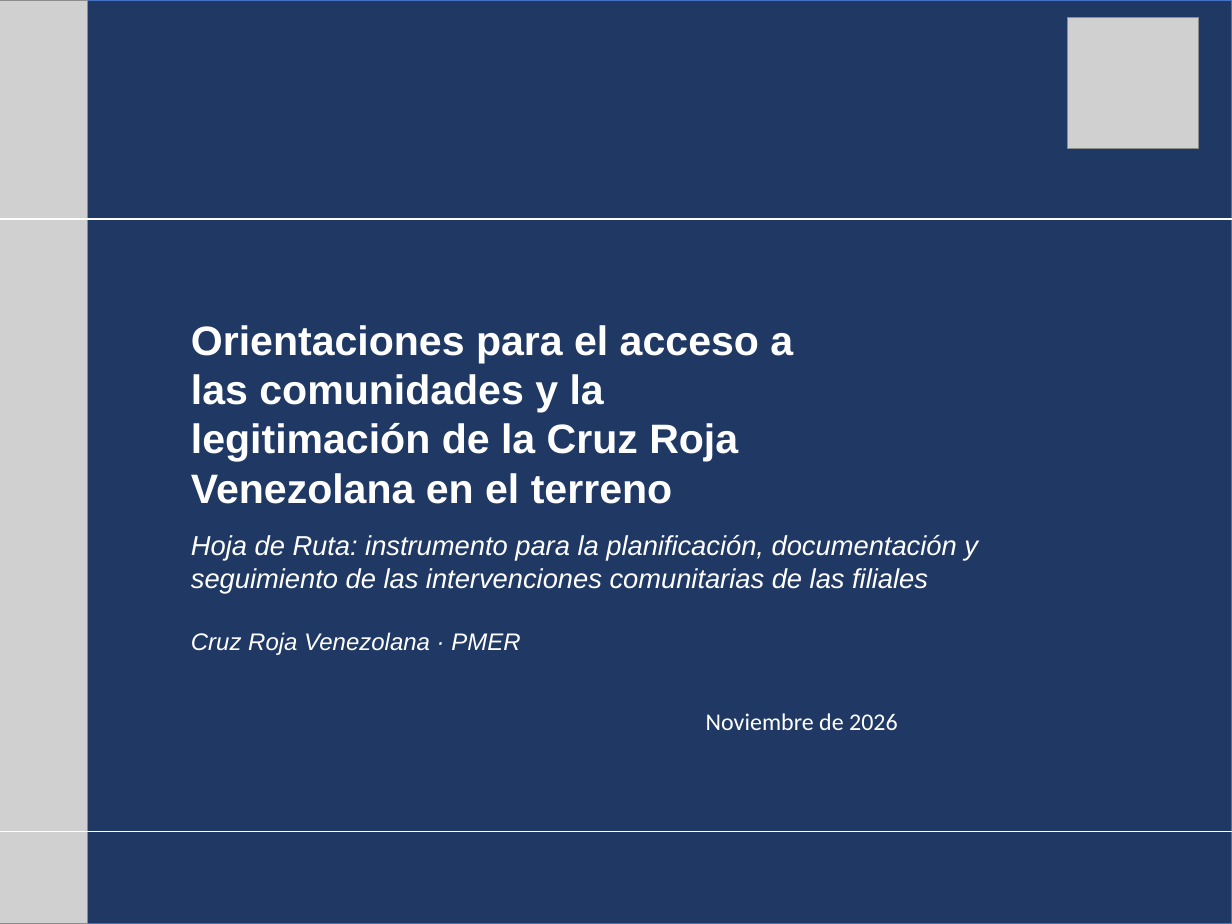
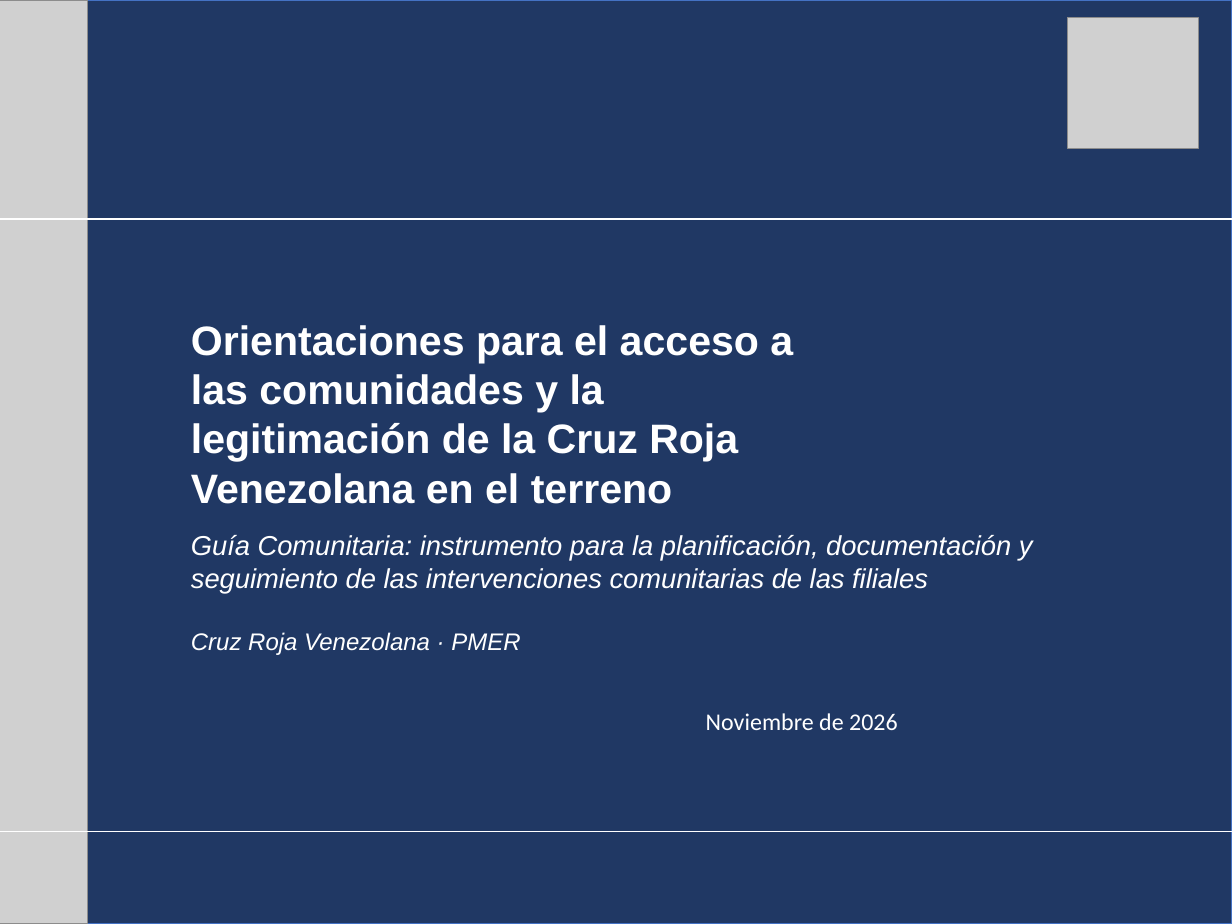
Before and after one commit to fmblancop/Hoja-de-Ruta-CRV, a slide deck: slide 1 of Hoja_de_Ruta_CRV_presentacion.pptx. Drawn at 1232x924 pixels with LibreOffice and Linux fonts; fonts in the diff are those of the drawing; grey boxes stand for pictures. Boxes give left, top, right and bottom in pixels: in the first picture for what was removed or moved away, otherwise in the second. Text is boxed around its words. In the diff, an @@ line names an element or a change of style, - is before the commit and + after.

```diff
--- a/Hoja_de_Ruta_CRV_presentacion.pptx
+++ b/Hoja_de_Ruta_CRV_presentacion.pptx
@@ text at bbox=[191, 535, 1033, 594]: text changed @@
-Hoja de Ruta: instrumento para la planificación, documentación y seguimiento de las intervenciones comunitarias de las filiales
+Guía Comunitaria: instrumento para la planificación, documentación y seguimiento de las intervenciones comunitarias de las filiales
```
Also in this commit, not shown: 4 other slides changed.
